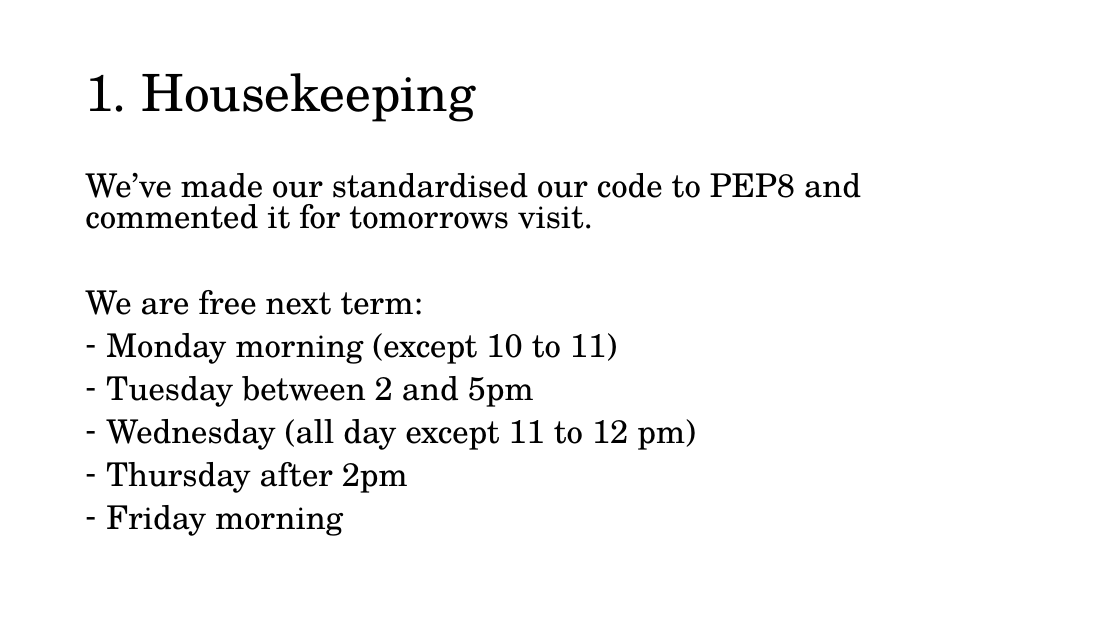
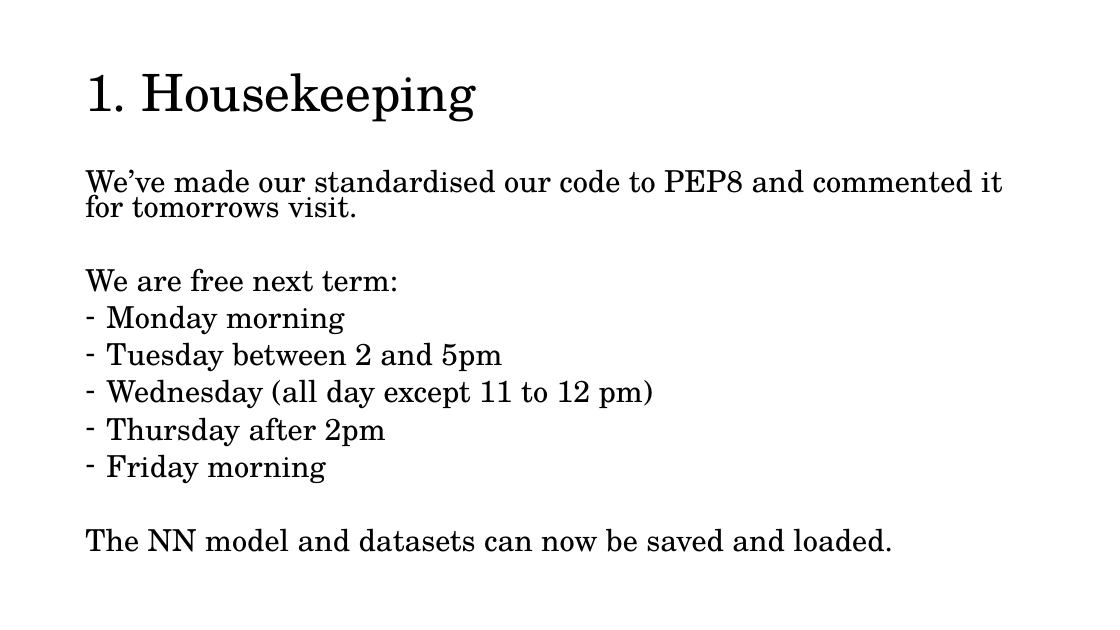
Before and after one commit to kenzaxtazi/cloud-id, a slide deck: slide 3 of Material_for_meeting_070119.pptx. Drawn at 1120x630 pixels with LibreOffice and Linux fonts; fonts in the diff are those of the drawing. Boxes give left, top, right and bottom in pixels: in the first picture for what was removed or moved away, otherwise in the second. Text is boxed around its words. In the diff, an @@ line names an element or a change of style, - is before the commit and + after.

```diff
--- a/Material_for_meeting_070119.pptx
+++ b/Material_for_meeting_070119.pptx
@@ text at <box>85,169,1002,484</box>: size 28 to 25.9 pt in "We’ve made our standardised our code to ...", "We are free next term:", "Tuesday between 2 and 5pm", "Wednesday (all day except 11 to 12 ..." and 2 more places; line spacing 0.8 to 0.7 @@
@@ text at <box>106,305,345,335</box>: text changed; size 28 to 25.9 pt @@
-– Monday morning (except 10 to 11)
+– Monday morning
@@ text at <box>85,528,893,552</box>: paragraph added @@
+The NN model and datasets can now be saved and loaded.
```
Also in this commit, not shown: 7 other slides changed, 1 slide added, 1 slide removed.
